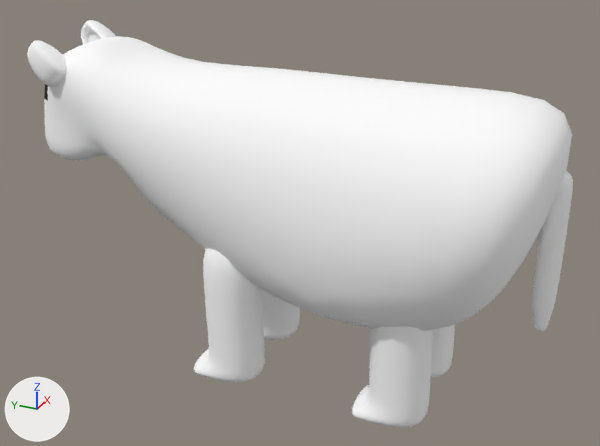
The glTF model media/models/pet-cow.glb, before and after one commit.
Rendered twice from a camera (50 mm lens) standing at (-0.328, -0.136, 0.151) and looking at (0.001, 0.012, -0.013). Lighting does not change. The marker at lower left points along +X, +Y and +Z. The first picture is the older version. Where no turn or scale is listed for an object, it has been applied to the vertices. Vertices at exactly the same position are counted once.
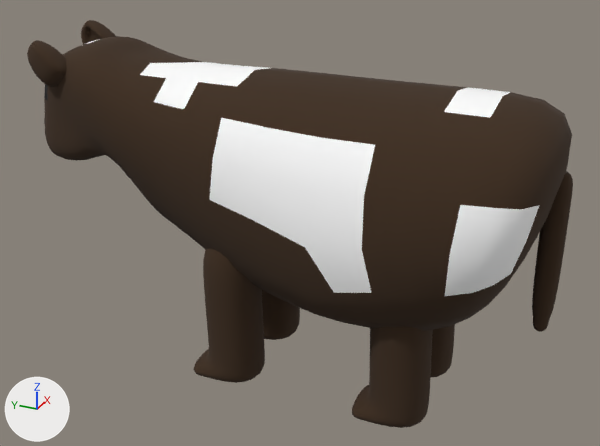
Pixel boxes [x1, y1, x2, y2] of what changed, in the pictures (600 x 446 px):
```json
{"part": 1, "of": "me_cube_003", "change": "recoloured", "before": [27, 20, 573, 428], "after": [27, 20, 573, 428], "on screen": "white to brown"}
```

Scene script edits in JSON lines:
```json
{"op": "add", "block": "mat_barkslot_cow_0", "code": ["mat_barkslot_cow_0 = principled_material('barkslot_cow_0')", "mat_barkslot_cow_0.base_color = (0.0467, 0.0232, 0.00913)  # brown #3d2a18", "mat_barkslot_cow_0.roughness = 1.0"]}
{"block": "me_cube_003", "where": "me_cube_003.from_pydata(...)  # 4024 vertices, 8000 faces; spans x -0.05..0.05, y -0.109..0.146, z -0.106..0.053"}
{"block": "me_cube_003", "where": "# used by ob_mesh; location = (0.0, 0.0, 0.0172)"}
{"block": "me_cube_003", "change": "me_cube_003 part 1: 6470 of the faces centred in x -0.049..0.049, y -0.109..0.145, z -0.106..0.053 switch from mat_whitee (white #ffffff) to mat_barkslot_cow_0 (brown #3d2a18)"}
```
